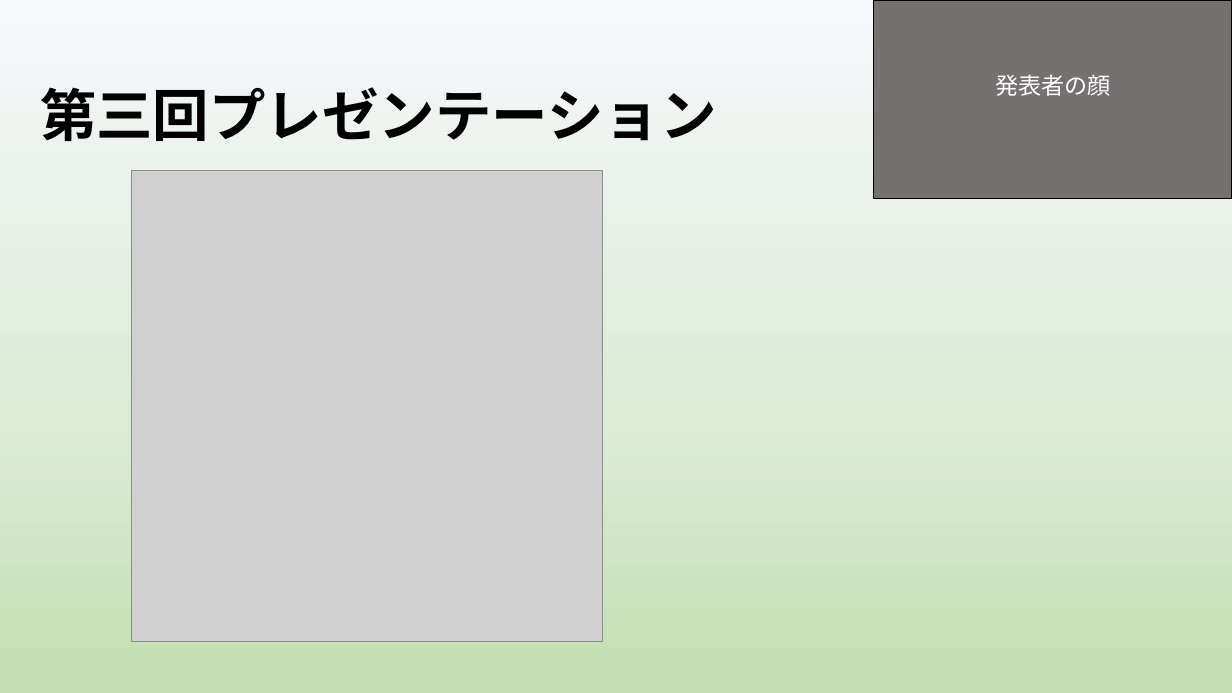
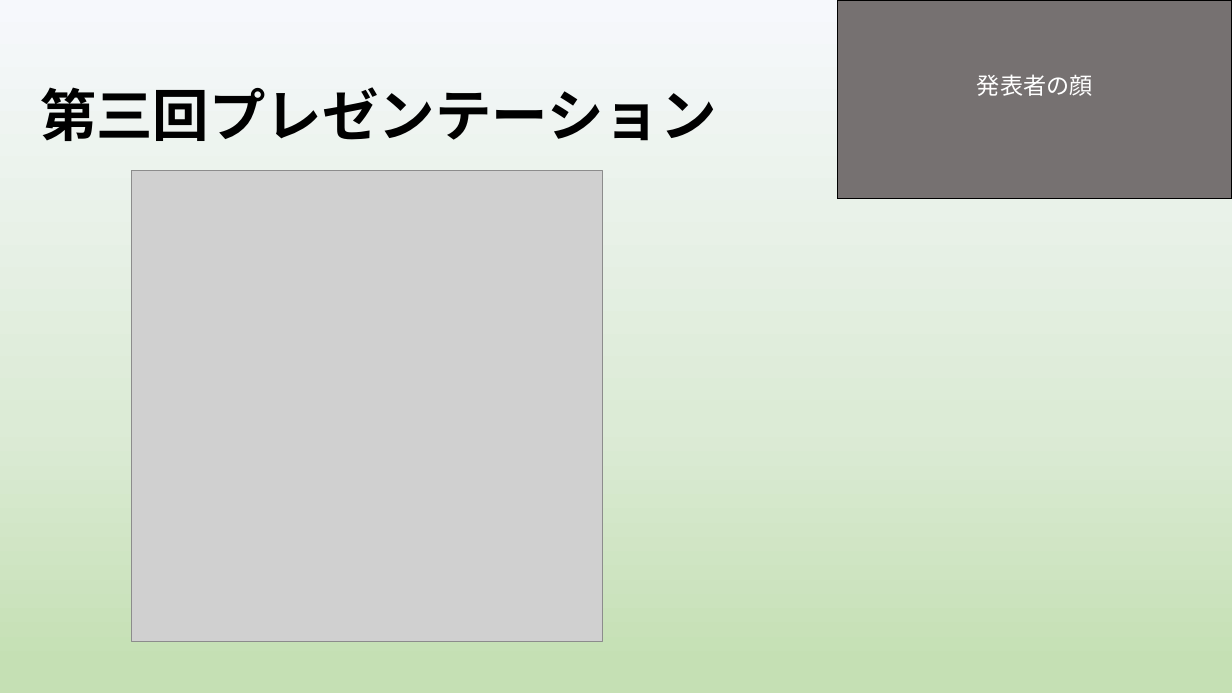
Before and after one commit to yoshitake266/bitComposer_prj, a slide deck: slide 1 of presentation/graduation/bit Composer3 .pptx. Drawn at 1232x693 pixels with LibreOffice and Linux fonts; fonts in the diff are those of the drawing; grey boxes stand for pictures. Boxes give left, top, right and bottom in pixels: in the first picture for what was removed or moved away, otherwise in the second. Text is boxed around its words. In the diff, an @@ line names an element or a change of style, - is before the commit and + after.

```diff
--- a/presentation/graduation/bit Composer3 .pptx
+++ b/presentation/graduation/bit Composer3 .pptx
@@ rectangle "発表者の顔" resized from (x1=873, y1=0, x2=1232, y2=199) to (x1=837, y1=0, x2=1232, y2=199) @@
```
Also in this commit, not shown: 10 other slides changed, 2 slides added, 1 slide removed.
